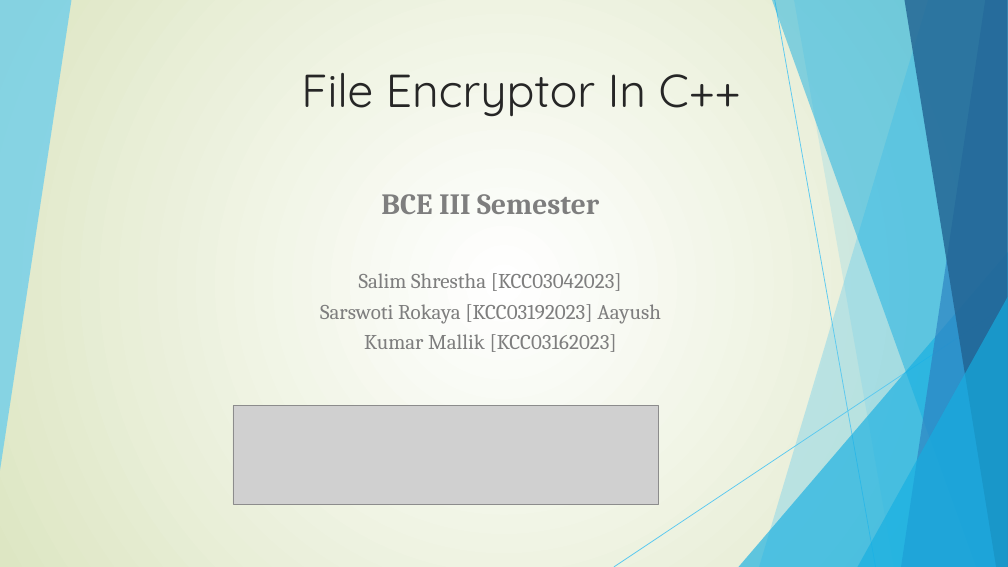
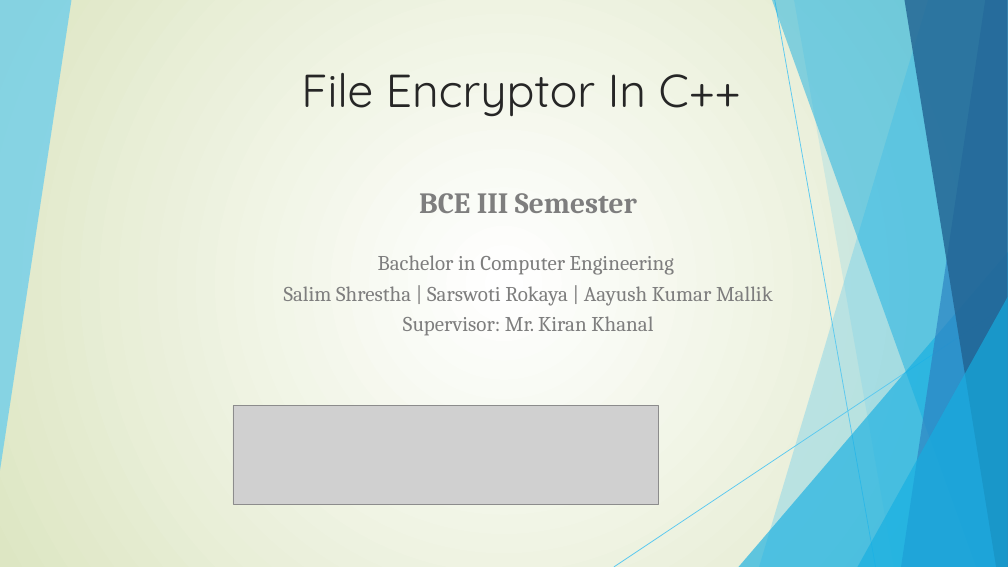
Before and after one commit to salimshre/Encryptor, a slide deck: slide 1 of Documentation/final -File Encryptor In C++.pptx. Drawn at 1008x567 pixels with LibreOffice and Linux fonts; fonts in the diff are those of the drawing; grey boxes stand for pictures. Boxes give left, top, right and bottom in pixels: in the first picture for what was removed or moved away, otherwise in the second. Text is boxed around its words. In the diff, an @@ line names an element or a change of style, - is before the commit and + after.

```diff
--- a/Documentation/final -File Encryptor In C++.pptx
+++ b/Documentation/final -File Encryptor In C++.pptx
@@ text "BCE III Semester": place and size @@
-text "BCE III Semester" at [320, 194, 661, 352]
+text "BCE III Semester" at [284, 193, 773, 336]
@@ text at [284, 255, 773, 336]: text changed @@
-Salim Shrestha [KCC03042023]
-Sarswoti Rokaya [KCC03192023] Aayush Kumar Mallik [KCC03162023]
+Bachelor in Computer Engineering
+Salim Shrestha | Sarswoti Rokaya | Aayush Kumar Mallik Supervisor: Mr. Kiran Khanal
```
Also in this commit, not shown: 1 other slide changed, 12 slides added, 11 slides removed, 2 other files.
